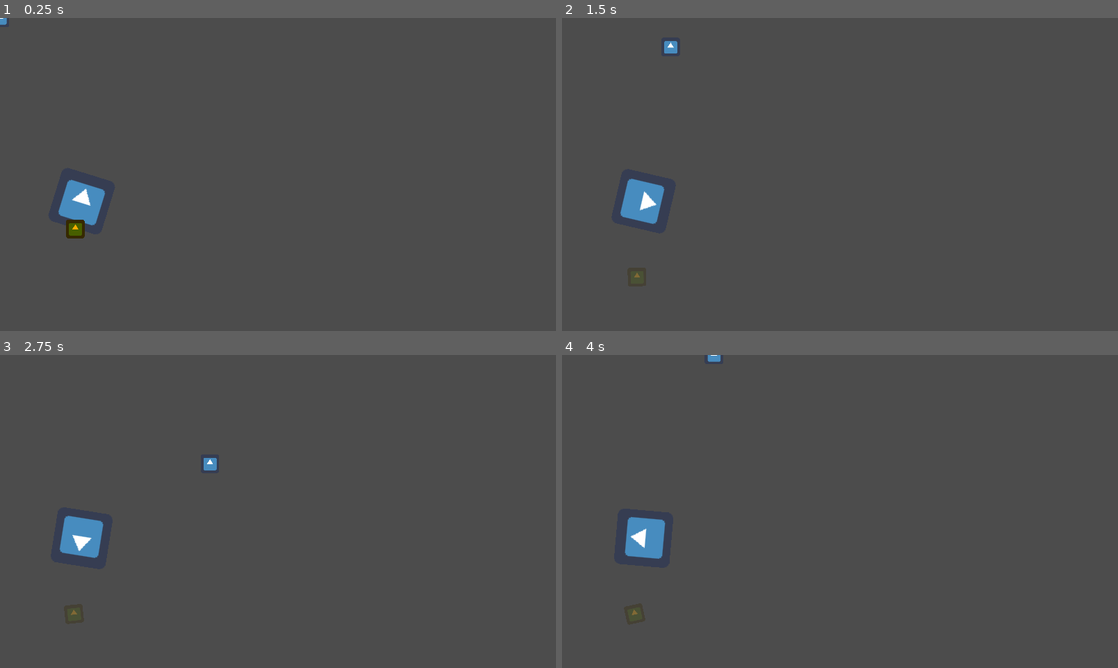
Above: before the commit, frames 1-4 (two rows, left to right).
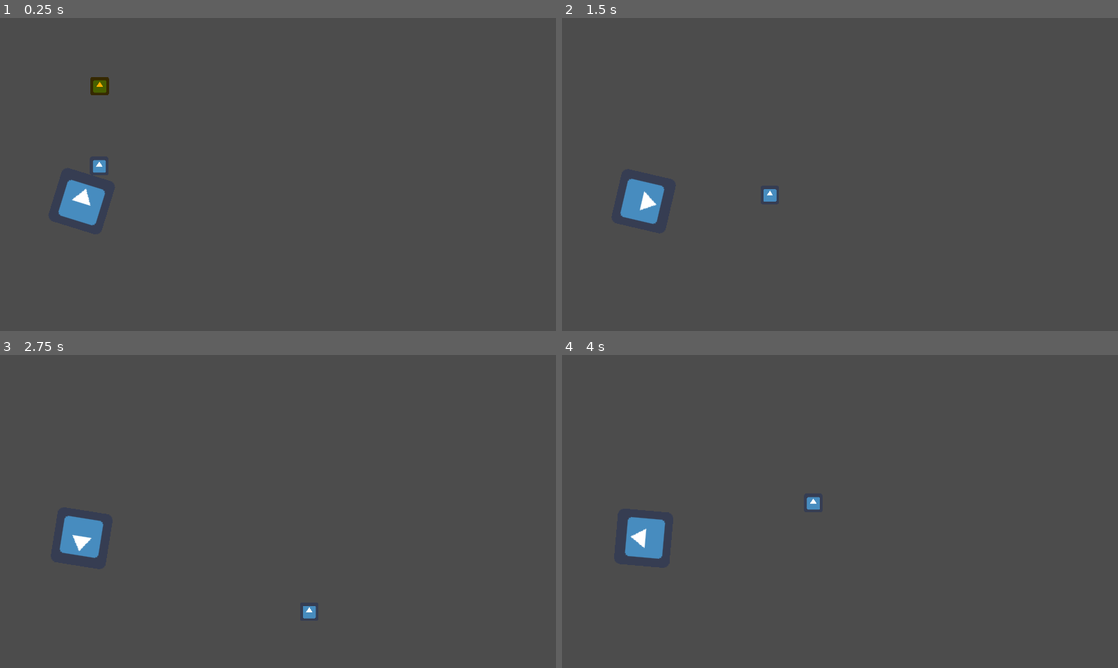
Above: after the commit, the same moments.

Repository: AlixBarreaux/donkey-shot
Game: Godot game, scene res://Scenes/World.tscn
Two runs of this game, one before a commit and one after it. Both use one fixed random seed, a clock stepped at 60 frames per second and the inputs below. The engine's default icon, where the game draws it, is replaced by a stand-in: a white triangle on a blue panel in a dark square.
Inputs:
- Up to frame 1 (0.25 s): no input
- Up to frame 2 (1.5 s): hold D (move_right) 0.53-1.28 s; hold S (move_down) from 1.28 s (still down)
- Up to frame 3 (2.75 s): release S (move_down) at 2.03 s; hold D (move_right) from 2.03 s (still down)
- Up to frame 4 (4 s): release D (move_right) at 2.78 s; hold Z (move_up) 2.78-3.53 s; hold Q (move_left) from 3.53 s (still down)

The runs differ from the first frame. In frame 1, 0.5% of the frame differs, in the area x 0-20%, y 0-71%; in frame 2, 0.2%; in frame 3, 0.2%; in frame 4, 0.2%.

Commit message:
Prepare the project for the change of gameplay with the single basket to move and take the projectiles in it to increase the score.

Diff:
--- a/Scenes/Player.tscn
+++ b/Scenes/Player.tscn
@@ -3,9 +3,7 @@
 [ext_resource path="res://Miscellaneous/icon.png" type="Texture" id=1]
 [ext_resource path="res://player.gd" type="Script" id=2]
 [ext_resource path="res://player_controller.gd" type="Script" id=3]
-
-[sub_resource type="RectangleShape2D" id=1]
-extents = Vector2( 30, 13 )
+[ext_resource path="res://projectile_detector.gd" type="Script" id=4]
 
 [node name="Player" type="KinematicBody2D"]
 collision_layer = 4
@@ -15,8 +13,26 @@
 [node name="Sprite" type="Sprite" parent="."]
 texture = ExtResource( 1 )
 
-[node name="CollisionShapen2D" type="CollisionShape2D" parent="."]
-shape = SubResource( 1 )
-
 [node name="PlayerController" type="Node" parent="."]
 script = ExtResource( 3 )
+
+[node name="CollisionPolygon2D" type="CollisionPolygon2D" parent="."]
+position = Vector2( -262.516, 24.1631 )
+scale = Vector2( 19.0255, 19.0255 )
+polygon = PoolVector2Array( 10, -1.5, 6, -8, 8, -8, 10, -4, 18.2923, -4.06042, 20.6573, -8.63281, 23.6005, -8.68536, 19.0807, -1.90564 )
+
+[node name="ProjectileDetector" type="Area2D" parent="."]
+position = Vector2( 119.518, -214.497 )
+collision_layer = 0
+collision_mask = 2
+script = ExtResource( 4 )
+
+[node name="CollisionPolygon2D" type="CollisionPolygon2D" parent="ProjectileDetector"]
+position = Vector2( -379.658, 190.387 )
+scale = Vector2( 19.0255, 19.0255 )
+polygon = PoolVector2Array( 10, -1.5, 7.92355, -5.50085, 20.801, -6.02647, 18.2255, -1.61134 )
+__meta__ = {
+"_editor_description_": ""
+}
+
+[connection signal="body_entered" from="ProjectileDetector" to="ProjectileDetector" method="_on_ProjectileDetector_body_entered"]
--- a/Scenes/World.tscn
+++ b/Scenes/World.tscn
@@ -47,11 +47,14 @@
 }
 
 [node name="Projectile" type="RigidBody2D" parent="."]
-position = Vector2( 260.054, 716.334 )
+position = Vector2( 344.144, 223.569 )
 collision_layer = 2
 collision_mask = 5
 gravity_scale = 4.0
 script = ExtResource( 5 )
+__meta__ = {
+"_edit_group_": true
+}
 
 [node name="CollisionShape2D" type="CollisionShape2D" parent="Projectile"]
 shape = SubResource( 1 )
@@ -61,5 +64,6 @@
 texture = ExtResource( 2 )
 
 [node name="Player" parent="." instance=ExtResource( 1 )]
+position = Vector2( 342.689, 510.698 )
 
 [connection signal="body_entered" from="Mill/Basket/ProjectileDetector" to="Mill/Basket/ProjectileDetector" method="_on_ProjectileDetector_body_entered"]
--- a/Singletons/global.gd
+++ b/Singletons/global.gd
@@ -16,16 +16,16 @@
 
 
 func decrease_score(value: int) -> void:
-	self.set_score(self.score - value)
+	set_score(score - value)
 
 
 func increase_score(value: int) -> void:
-	self.set_score(self.score + value)
+	set_score(score + value)
 
 
 func set_score(value: int) -> void:
-	self.score = value
+	score = value
 
 
 func get_score() -> int:
-	return self.score
+	return score
--- a/player.gd
+++ b/player.gd
@@ -23,11 +23,14 @@
 	print(rotation_input)
 #	self.rotation_degrees += self.rotation_speed
 #	self.rotate(self.rotation_speed * rotation_input)
+	rotation += rotation_speed * rotation_input
 
-func _physics_process(delta: float) -> void:
+
+#func _physics_process(delta: float) -> void:
 #	self.rotate(0.03 * -1)
 #	self.rotate(rotation_speed)
-	rotation = rotation_speed * delta
+#	rotation = 0.5 * delta
+
 
 # ------------------------------ DECLARE FUNCTIONS ----------------------
 
--- a/project.godot
+++ b/project.godot
@@ -73,6 +73,11 @@
 config/icon="res://Miscellaneous/icon.png"
 config/version=1
 
+[autoload]
+
+Global="*res://Singletons/global.gd"
+Settings="*res://Singletons/settings.gd"
+
 [display]
 
 window/size/width=1920
--- a/projectile.gd
+++ b/projectile.gd
@@ -5,14 +5,23 @@
 # ----------------------------- DECLARE VARIABLES ------------------------------
 
 
+#export var id: int = -1
+
 
 # ---------------------------------- RUN CODE ----------------------------------
 
+
+#func _ready() -> void:
+#	self._initialize_asserts()
 
 
 # ------------------------------ DECLARE FUNCTIONS -----------------------------
 
 
+#func _initialize_asserts() -> void:
+#	assert(id > 0)
+
+
 func die() -> void:
-	modulate.a = 0.3
-#	self.queue_free()
+#	modulate.a = 0.3
+	self.queue_free()
--- a/projectile_detector.gd
+++ b/projectile_detector.gd
@@ -5,14 +5,26 @@
 # ----------------------------- DECLARE VARIABLES ------------------------------
 
 
+#export var id: int = -1
+
+export var projectile_score_value: int = 10
+
 
 # ---------------------------------- RUN CODE ----------------------------------
 
+
+#func _ready() -> void:
+#	self._initialize_asserts()
 
 
 # ------------------------------ DECLARE FUNCTIONS -----------------------------
 
 
+#func _initialize_asserts() -> void:
+#	assert(id > 0)
+
 
 func _on_ProjectileDetector_body_entered(body: PhysicsBody2D) -> void:
 	body.die()
+#	if body.id == self.id:
+	Global.increase_score(self.projectile_score_value)
